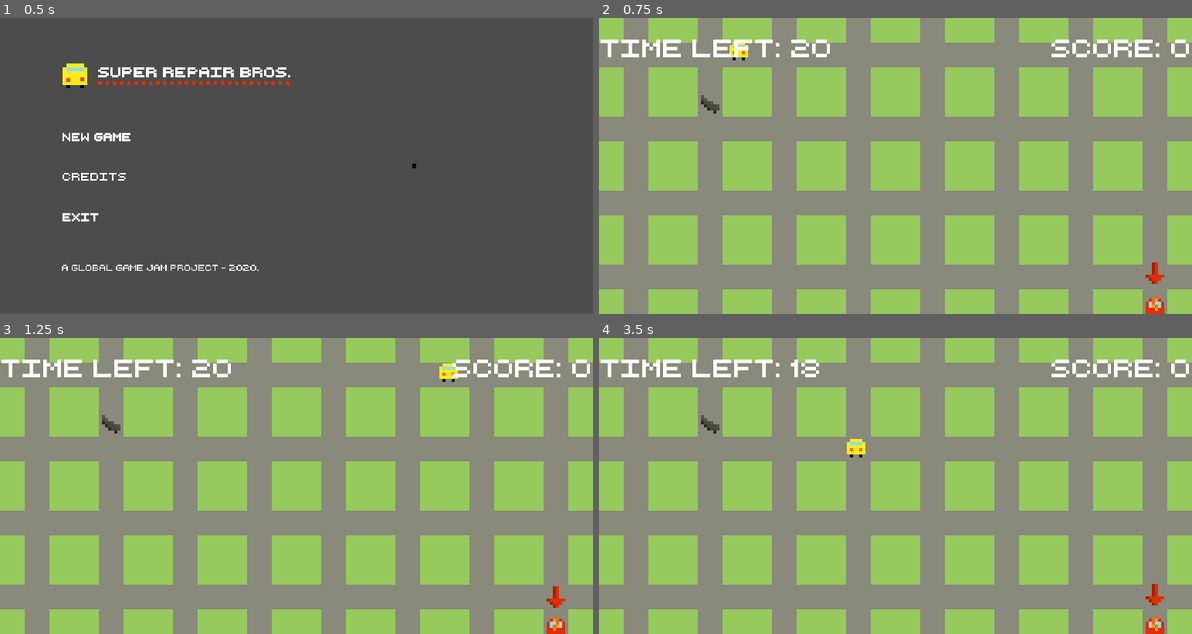
Above: before the commit, frames 1-4 (two rows, left to right).
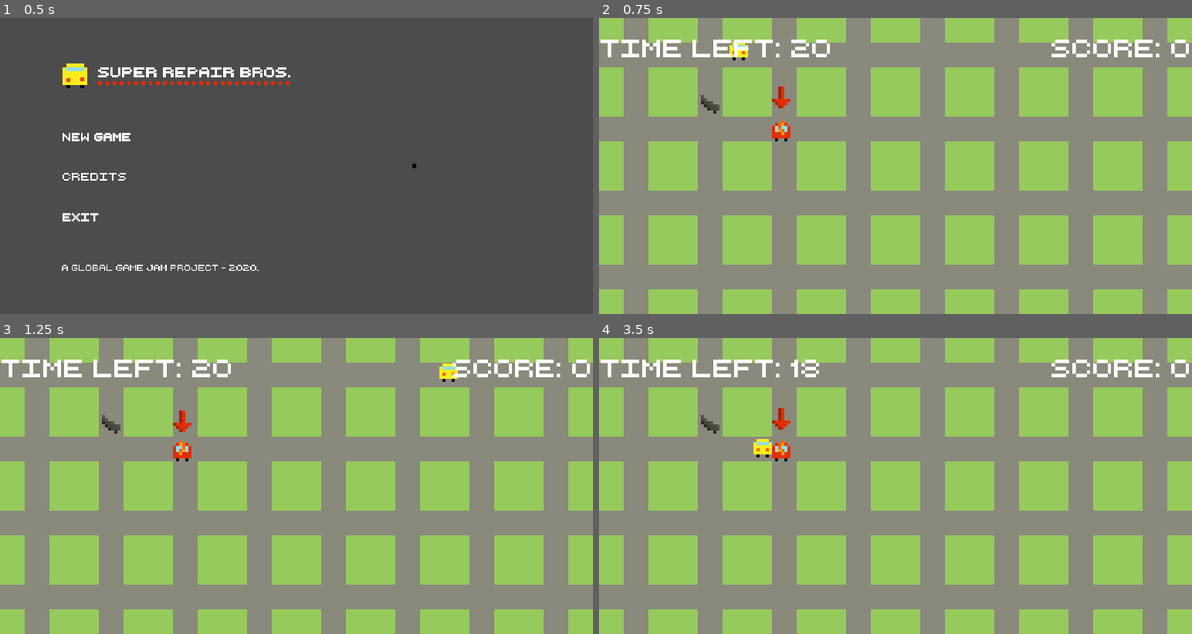
Above: after the commit, the same moments.

Repository: super-repair-bros/super-repair-bros
Game: Godot game, scene res://Scenes/TitleScreen/TitleScreen.tscn
Two runs of this game, one before a commit and one after it. Both use one fixed random seed, a clock stepped at 60 frames per second and the inputs below.
Inputs (mouse positions are in pixels of both pictures, inside the frame that each line leads up to):
- Up to frame 1 (0.5 s): no input
- Up to frame 2 (0.75 s): click (776, 136) at 0.5 s
- Up to frame 3 (1.25 s): no input
- Up to frame 4 (3.5 s): hold D (right) 1.28-2.03 s; hold S (down) 2.03-2.78 s; hold D (right) from 2.78 s (still down)

Frame 1 is identical in both runs. In frame 2, 0.5% of the frame differs, in the area x 29-96%, y 23-100%; in frame 3, 0.5%; in frame 4, 0.9%, in the area x 26-96%, y 23-100%.

Commit message:
change hitbox for wreck

Diff:
--- a/Scenes/Wrack/Wrack.tscn
+++ b/Scenes/Wrack/Wrack.tscn
@@ -5,7 +5,7 @@
 [ext_resource path="res://Scenes/Wrack/Wrack.gd" type="Script" id=3]
 
 [sub_resource type="RectangleShape2D" id=1]
-extents = Vector2( 2.44988, 2.46822 )
+extents = Vector2( 3, 3 )
 
 [sub_resource type="Animation" id=2]
 length = 0.4
